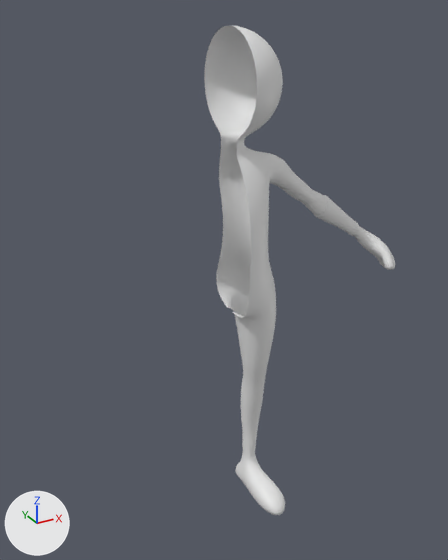
One commit to the glTF model assets/Hero.glb: the scene before it, then after it.
One viewpoint serves both versions: a camera (50 mm lens) standing at (-1.103, -1.892, 2.042) and looking at (-0.018, 0.08, 1.056). The axes (+X, +Y, +Z) are drawn at lower left. The lights are the same throughout. The picture after the commit comes second. Vertices at exactly the same position are counted once.

In view in the first picture: 'Hero', 'Hero.001'.
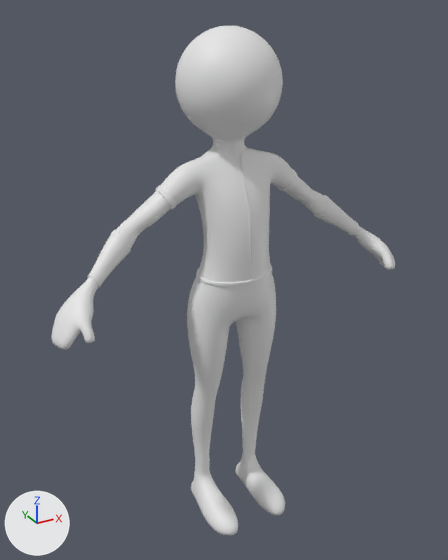
Commit message: Atualiza modelo 3D do heroi (assets/Hero.glb)

The change, as a diff of the scene's bpy script:
```diff
--- a/assets/Hero.glb.py
+++ b/assets/Hero.glb.py
@@ me_cylinder_004 @@
 # used by ob_hero; location = (0.0, 0.0, 0.0)
-me_cylinder_004.from_pydata(...)  # 2917 vertices, 5716 faces; spans x 0.0..0.73, y -0.19..0.26, z 0.0..1.99
+me_cylinder_004.from_pydata(...)  # 5723 vertices, 11432 faces; spans x -0.73..0.73, y -0.19..0.26, z 0.0..1.99
+# me_cylinder_004 part 1: 2806 vertices added at x -0.73..-0.01, y -0.19..0.26, z 0.0..1.99
@@ me_cylinder_001 @@
 # used by ob_hero_001; location = (0.0, 0.0, 0.0)
-me_cylinder_001.from_pydata(...)  # 280 vertices, 520 faces; spans x 0.407..0.577, y -0.022..0.116, z 1.168..1.34
+me_cylinder_001.from_pydata(...)  # 560 vertices, 1040 faces; spans x -0.577..0.577, y -0.022..0.116, z 1.168..1.34
+# me_cylinder_001 part 2: the loose piece of 280 vertices spanning x 0.407..0.577, y -0.022..0.116, z 1.168..1.34 is copied, and the copy is mirrored in x about the mesh origin; it spans x -0.577..-0.407, y -0.022..0.116, z 1.168..1.34
@@ me_cylinder_005 @@
+me_cylinder_005.from_pydata(...)  # 1079 vertices, 2042 faces; spans x -0.287..0.287, y -0.095..0.163, z 1.103..1.572
@@ ob_hero_002 @@
+ob_hero_002 = bpy.data.objects.new('Hero.002', me_cylinder_005)
+ob_hero_002.location = (0.0, 0.0, 0.0)
```

Boxes (x1, y1, x2, y2) around the edits, measured in the pictures (448 x 560 px):
'Hero', reshaped (80% wider)
    before: (204, 26, 395, 515)
    after: (51, 26, 395, 535)
'Hero.002', added
    after: (156, 147, 298, 286)
'Hero.001', reshaped (491% wider, 124% taller)
    before: (314, 195, 359, 236)
    after: (88, 195, 359, 288)
part 1 of me_cylinder_004, added
    after: (51, 26, 257, 535)
part 2 of me_cylinder_001, added
    after: (88, 230, 131, 288)
